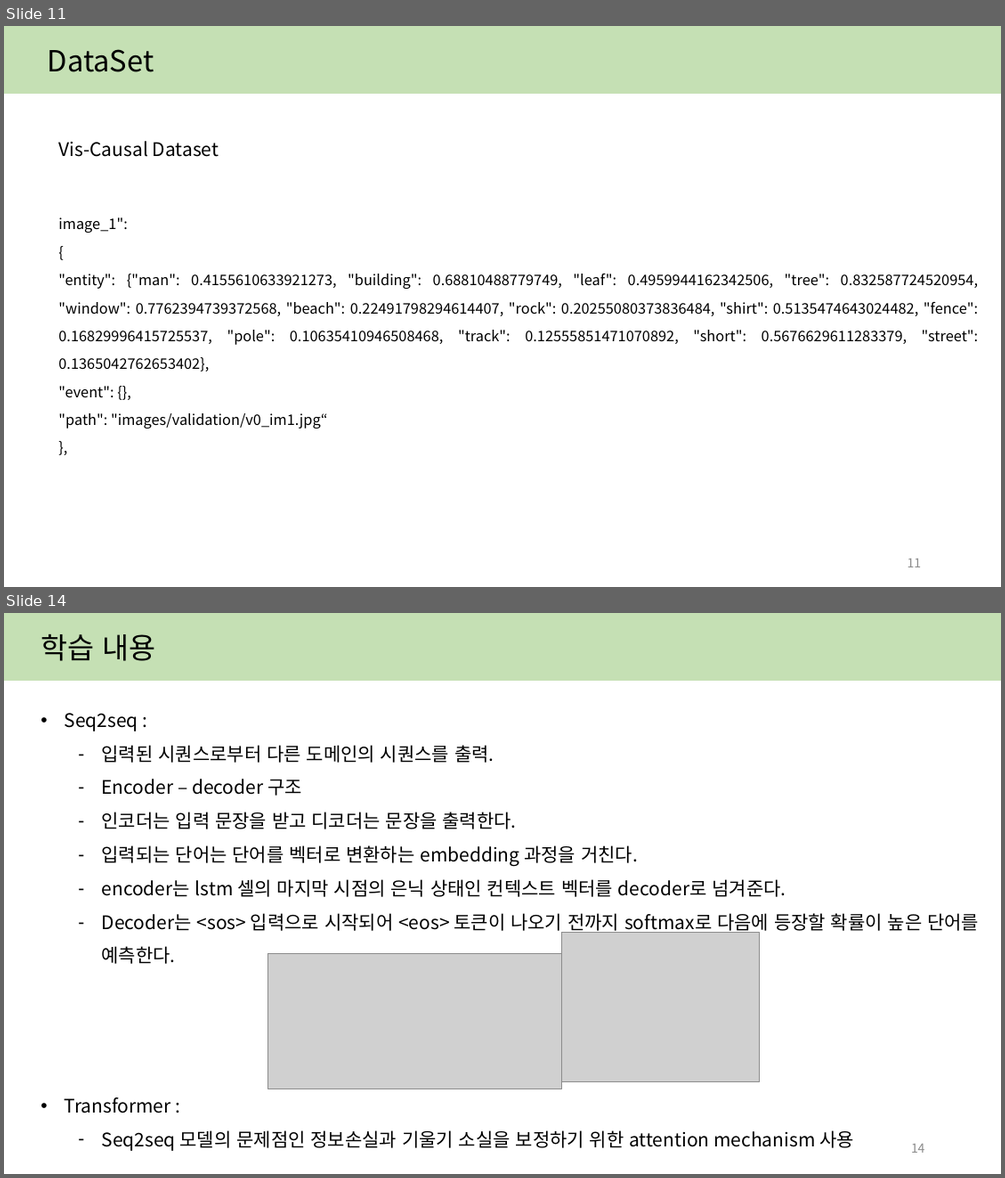
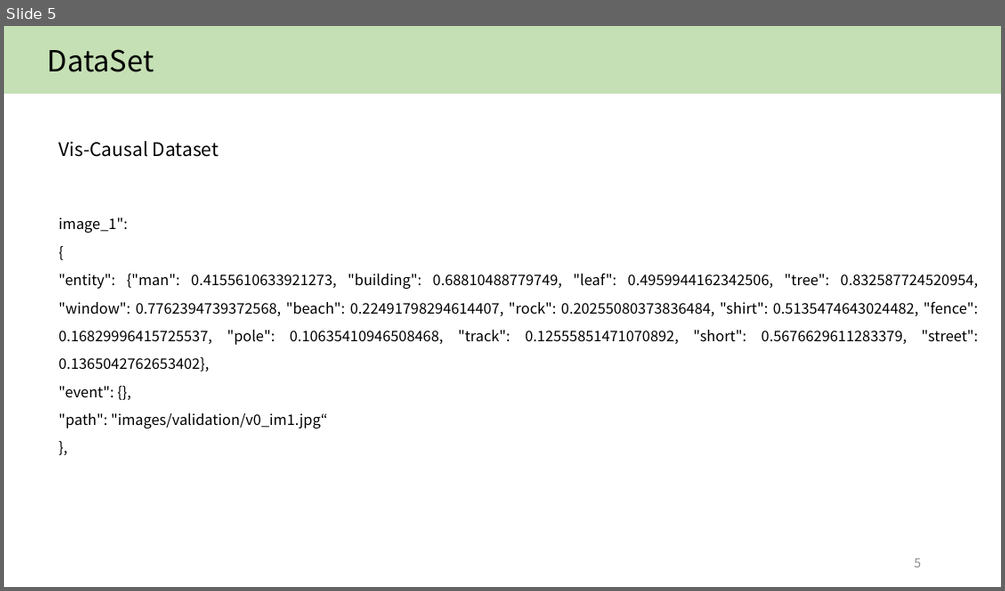
Before and after one commit to yejin087/study_image_caption, a slide deck: 3주차.pptx. Shown one above the other, each under a label of ours: slides 11 and 14 before the commit, slide 5 after it; the slides between them are not shown. The pictures are 1005x1178 and 1005x591 pixels, drawn with LibreOffice and Linux fonts; fonts in the diff are those of the drawing; grey boxes stand for pictures. Boxes give left, top, right and bottom in pixels: in the first picture for what was removed or moved away, otherwise in the second. Text is boxed around its words. In the diff, an @@ line names an element or a change of style, - is before the commit and + after.

Commit message:
0721
ppt 결과 분석 까지완료

```diff
--- a/3주차.pptx
+++ b/3주차.pptx
@@ slide 14 removed at [4, 613, 1001, 1174], background #FFFFFF @@
@@ rectangle removed at [4, 613, 1001, 681] @@
@@ text removed at [40, 634, 156, 661] @@
-학습 내용
@@ group removed at [65, 713, 979, 1151]: 2 texts, 2 pictures @@
-• Seq2seq :
-  – 입력된 시퀀스로부터 다른 도메인의 시퀀스를 출력.
-  – Encoder – decoder 구조
-  – 인코더는 입력 문장을 받고 디코더는 문장을 출력한다.
-  – 입력되는 단어는 단어를 벡터로 변환하는 embedding 과정을 거친다.
-  – encoder는 lstm 셀의 마지막 시점의 은닉 상태인 컨텍스트 벡터를 decoder로 넘겨준다.
-  – Decoder는 <sos> 입력으로 시작되어 <eos> 토큰이 나오기 전까지 softmax로 다음에 등장할 확률이 높은 단어를 예측한다.
-• Transformer :
-  – Seq2seq 모델의 문제점인 정보손실과 기울기 소실을 보정하기 위한 attention mechanism 사용
@@ page number removed at [911, 1143, 925, 1152] @@
-14
@@ what was slide 11 is now slide 5 @@
@@ page number at [914, 558, 921, 567]: text changed @@
-11
+5
```
Also in this commit, not shown: 5 slides changed, 5 slides added, 3 other slides removed, 5 other files.
